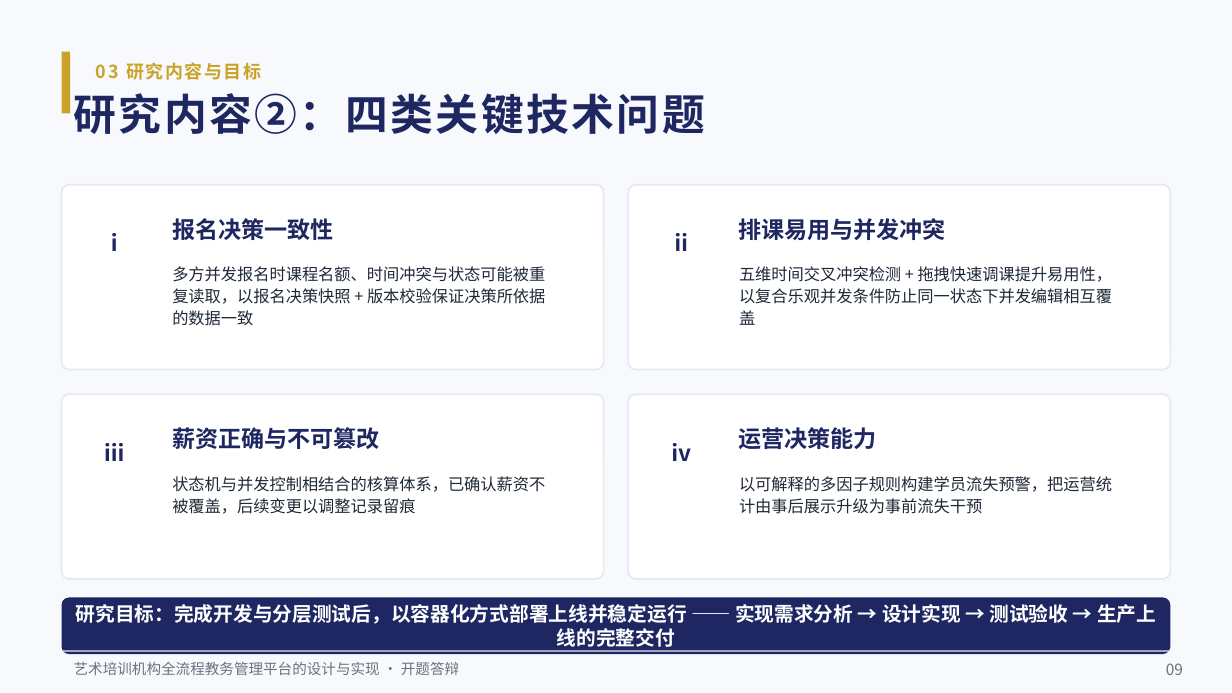
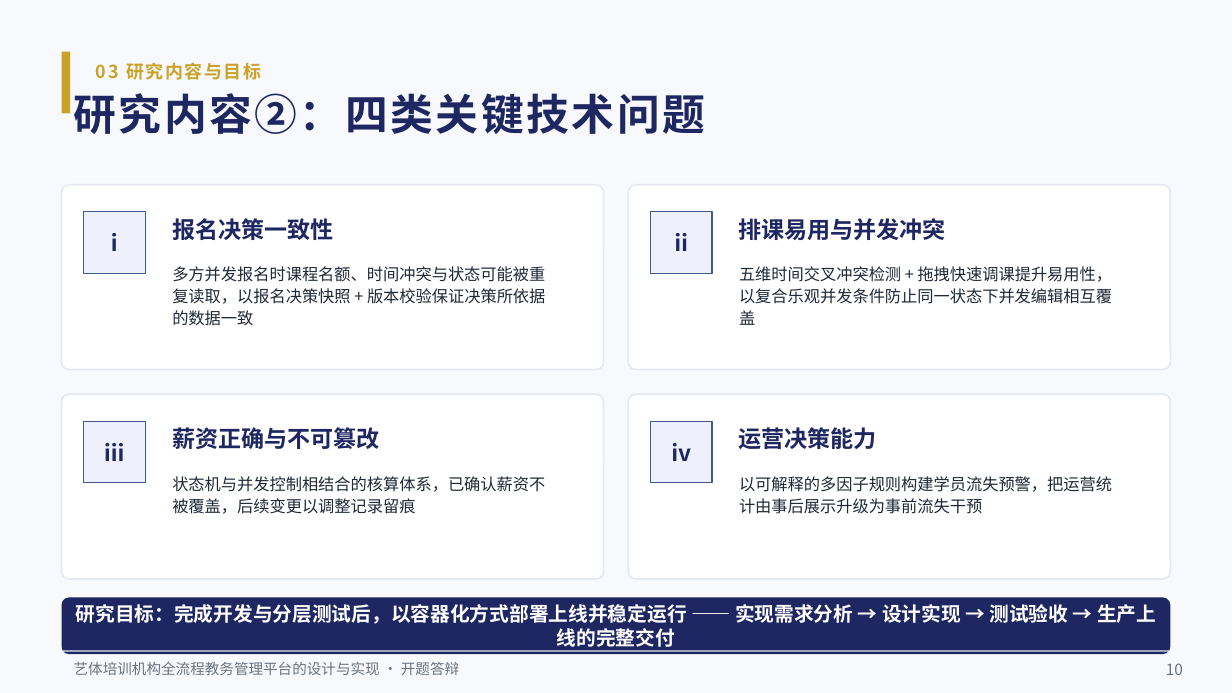
Before and after one commit to BYNekoNay/educational-administration, a slide deck: slide 10 of docs/defence/艺培通开题答辩.pptx (slide 9 before the commit). Drawn at 1232x693 pixels with LibreOffice and Linux fonts; fonts in the diff are those of the drawing. Boxes give left, top, right and bottom in pixels: in the first picture for what was removed or moved away, otherwise in the second. Text is boxed around its words. In the diff, an @@ line names an element or a change of style, - is before the commit and + after.

Commit message:
docs: 毕设文档更新——开题报告按新任务书（艺体）重写、新增文献综述与文献库、答辩材料同步

```diff
--- a/docs/defence/艺培通开题答辩.pptx
+++ b/docs/defence/艺培通开题答辩.pptx
@@ oval to rectangle in 4 elements at (84, 212, 145, 274), (650, 212, 712, 274), (84, 421, 145, 483), (650, 421, 712, 483) @@
@@ text at (74, 662, 459, 675): text changed @@
-艺术培训机构全流程教务管理平台的设计与实现 · 开题答辩
+艺体培训机构全流程教务管理平台的设计与实现 · 开题答辩
@@ text at (1166, 663, 1183, 675): text changed @@
-09
+10
```
Also in this commit, not shown: 16 other slides changed, 1 slide added, 46 other files.
